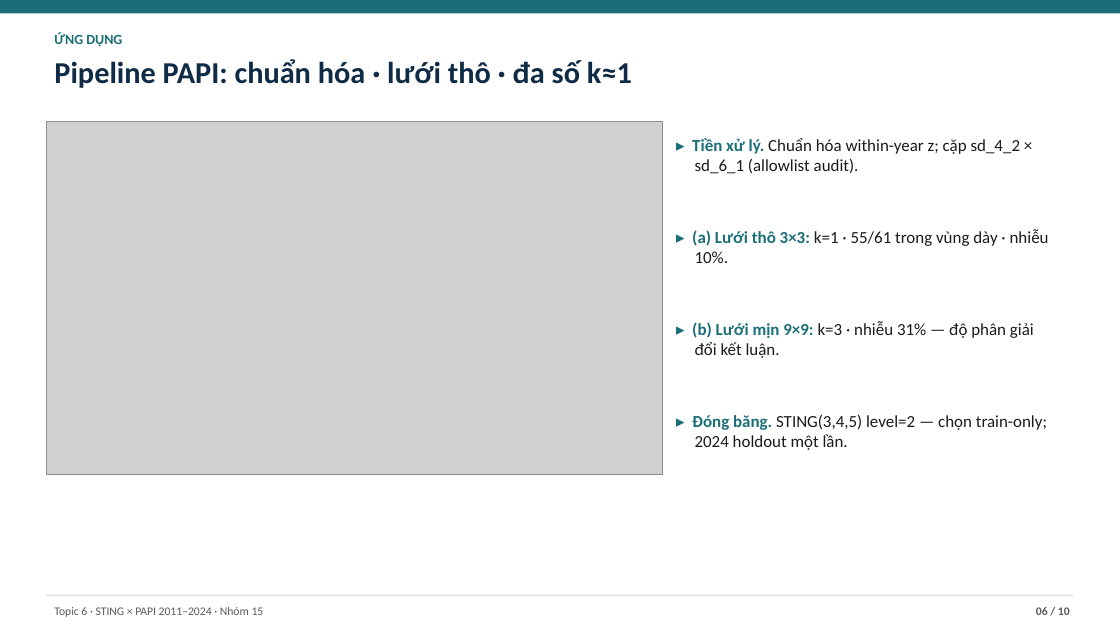
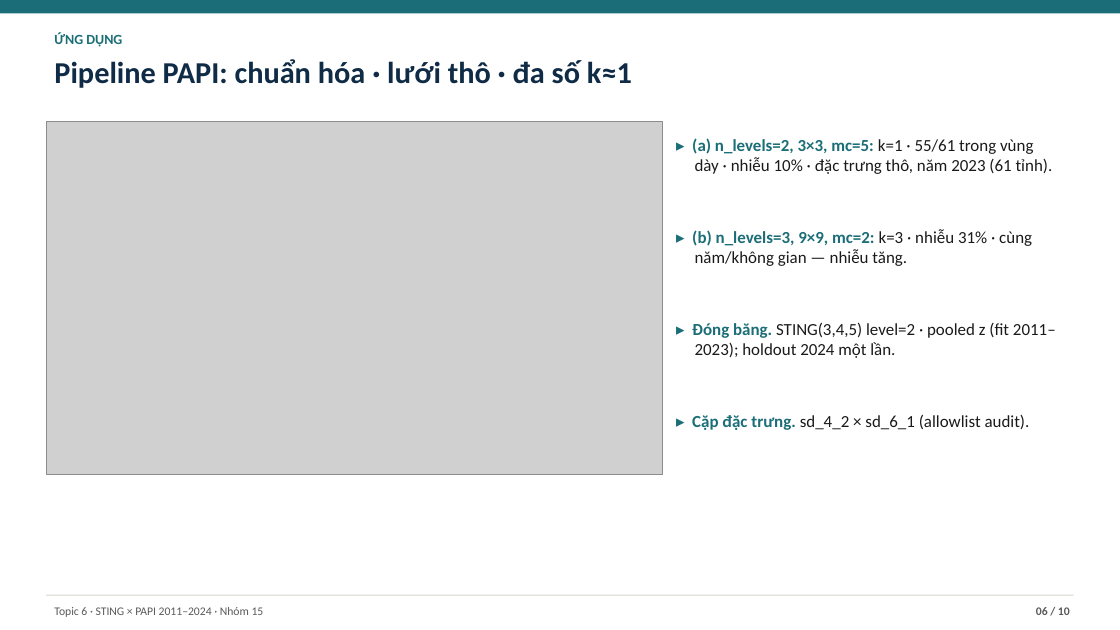
Before and after one commit to JasonTM17/Grid_Based_Sociology, a slide deck: slide 6 of slides/submission.pptx. Drawn at 1120x630 pixels with LibreOffice and Linux fonts; fonts in the diff are those of the drawing; grey boxes stand for pictures. Boxes give left, top, right and bottom in pixels: in the first picture for what was removed or moved away, otherwise in the second. Text is boxed around its words. In the diff, an @@ line names an element or a change of style, - is before the commit and + after.

```diff
--- a/slides/submission.pptx
+++ b/slides/submission.pptx
@@ text at [692,138,1056,430]: text changed @@
-▸ Tiền xử lý. Chuẩn hóa within-year z; cặp sd_4_2 × sd_6_1 (allowlist audit).
-▸ (a) Lưới thô 3×3: k=1 · 55/61 trong vùng dày · nhiễu 10%.
-▸ (b) Lưới mịn 9×9: k=3 · nhiễu 31% — độ phân giải đổi kết luận.
-▸ Đóng băng. STING(3,4,5) level=2 — chọn train-only; 2024 holdout một lần.
+▸ (a) n_levels=2, 3×3, mc=5: k=1 · 55/61 trong vùng dày · nhiễu 10% · đặc trưng thô, năm 2023 (61 tỉnh).
+▸ (b) n_levels=3, 9×9, mc=2: k=3 · nhiễu 31% · cùng năm/không gian — nhiễu tăng.
+▸ Đóng băng. STING(3,4,5) level=2 · pooled z (fit 2011–2023); holdout 2024 một lần.
+▸ Cặp đặc trưng. sd_4_2 × sd_6_1 (allowlist audit).
```
Also in this commit, not shown: 3 other slides changed, 1 other file.
